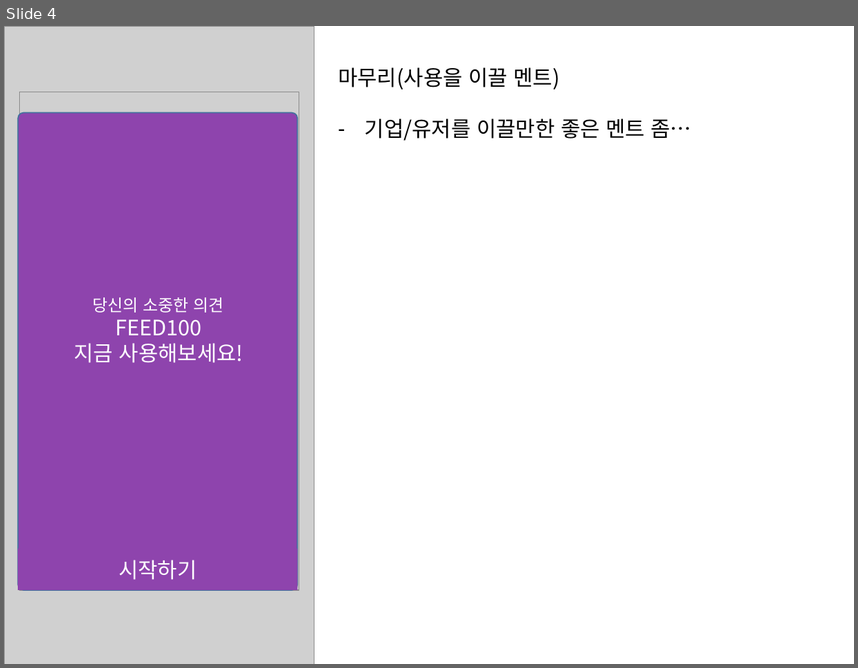
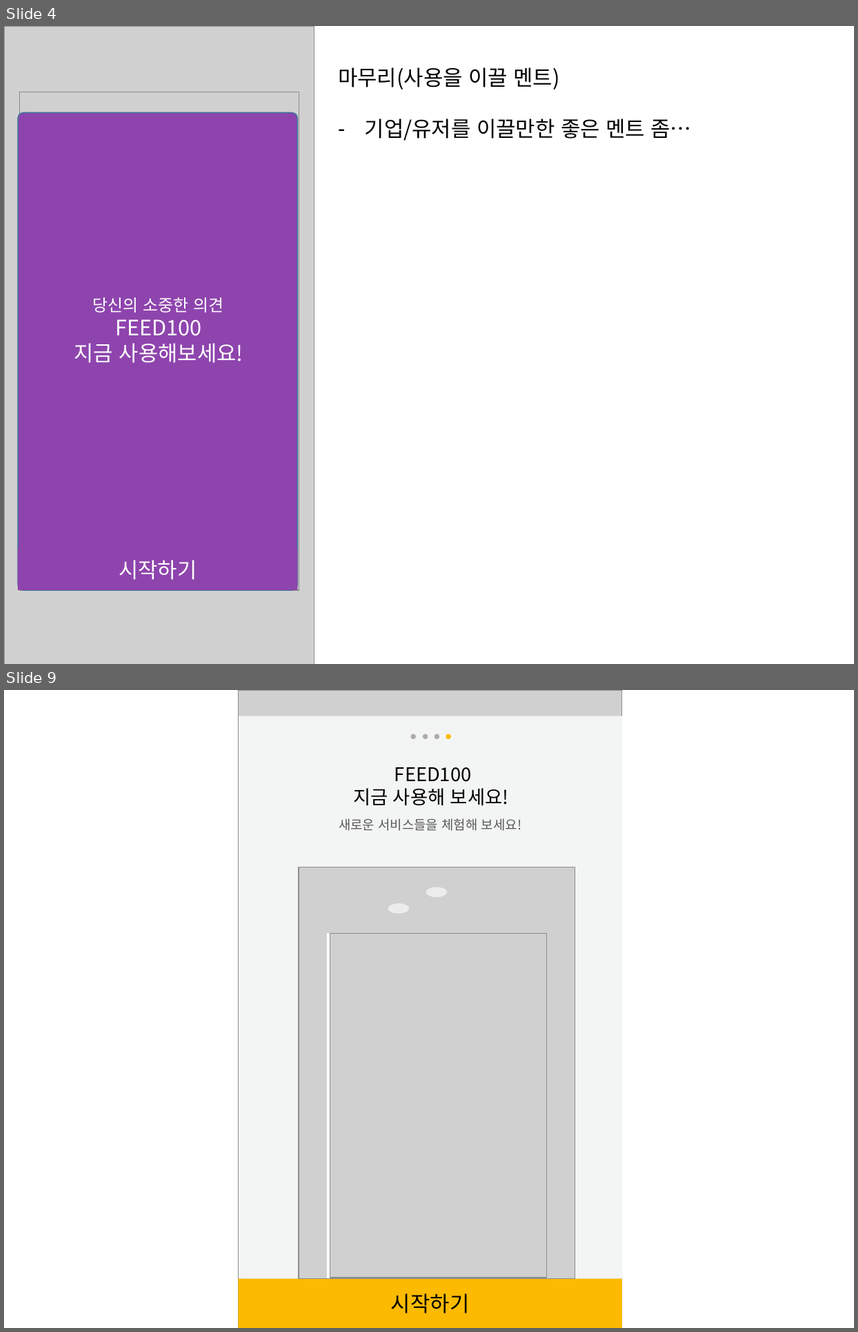
Before and after one commit to drkim0830/feed100, a slide deck: 앱소개.pptx. Shown one above the other, each under a label of ours: slide 4 before the commit, slides 4 and 9 after it; the slides between them are not shown. The pictures are 858x668 and 858x1332 pixels, drawn with LibreOffice and Linux fonts; fonts in the diff are those of the drawing; grey boxes stand for pictures. Boxes give left, top, right and bottom in pixels: in the first picture for what was removed or moved away, otherwise in the second. Text is boxed around its words. In the diff, an @@ line names an element or a change of style, - is before the commit and + after.

```diff
--- a/앱소개.pptx
+++ b/앱소개.pptx
@@ slide 9 added at (x1=4, y1=690, x2=854, y2=1328), background #FFFFFF @@
@@ picture added at (x1=239, y1=690, x2=623, y2=1328) @@
@@ rectangle added at (x1=239, y1=716, x2=623, y2=1279), fill #F3F5F4 @@
@@ group added at (x1=411, y1=734, x2=451, y2=739): 4 ellipses @@
@@ text added at (x1=353, y1=767, x2=508, y2=805), 16 pt, text #000000 @@
+FEED100
+지금 사용해 보세요!
@@ text added at (x1=339, y1=818, x2=522, y2=831), 11 pt, text #595959 @@
+새로운 서비스들을 체험해 보세요!
@@ group added at (x1=299, y1=867, x2=575, y2=1279): 2 ellipses, 1 picture, 1 rectangle @@
@@ picture added at (x1=330, y1=933, x2=547, y2=1277) @@
@@ rectangle added at (x1=239, y1=1279, x2=623, y2=1328), fill #FCBB01, 18 pt, text #000000 @@
+시작하기
```
Also in this commit, not shown: 2 slides changed, 3 other slides added.
